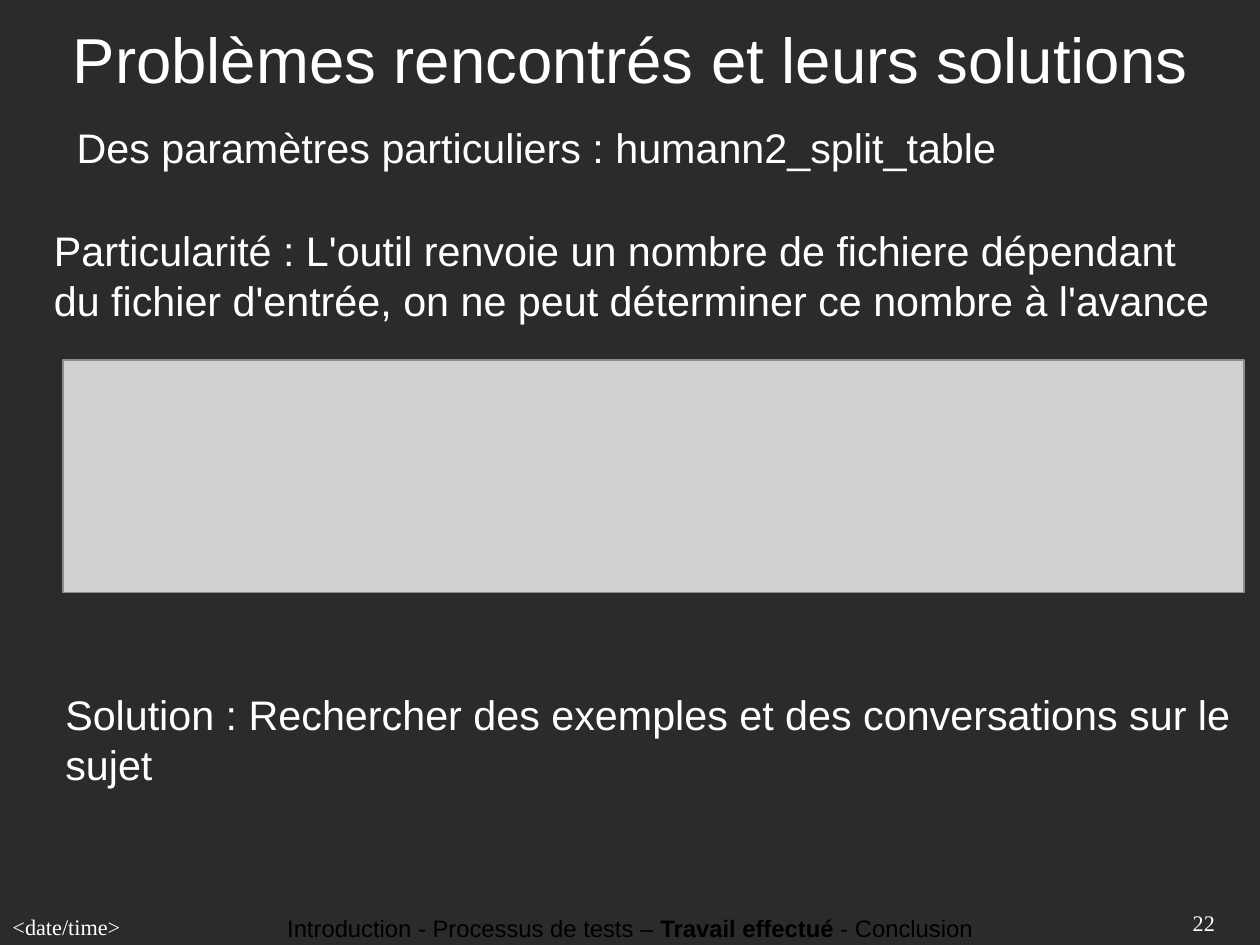
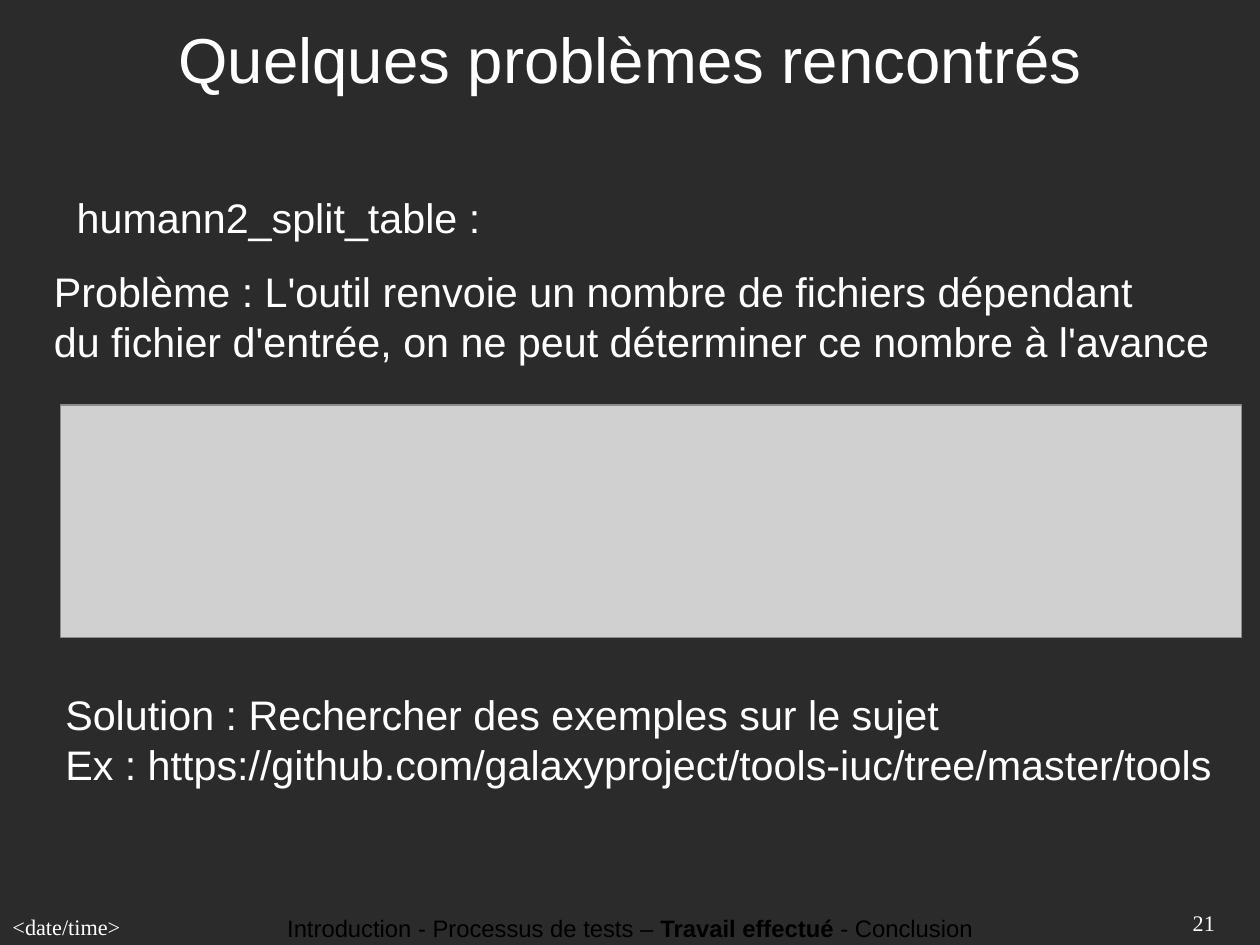
Before and after one commit to theymard1/Internship_report, a slide deck: slide 21 of presentation_6_juin/Diaporama_presentation_6_juin.odp (slide 22 before the commit). Drawn at 1260x945 pixels with LibreOffice and Linux fonts; fonts in the diff are those of the drawing; grey boxes stand for pictures; background and template pictures are left out; a plain dark background stands for a picture behind light text. Boxes give left, top, right and bottom in pixels: in the first picture for what was removed or moved away, otherwise in the second. Text is boxed around its words. In the diff, an @@ line names an element or a change of style, - is before the commit and + after.

Commit message:
création fichier première partie

```diff
--- a/presentation_6_juin/Diaporama_presentation_6_juin.odp
+++ b/presentation_6_juin/Diaporama_presentation_6_juin.odp
@@ title at bbox=[179, 36, 1082, 95]: text changed @@
-Problèmes rencontrés et leurs solutions
+Quelques problèmes rencontrés
@@ text at bbox=[77, 203, 458, 241]: text changed @@
-Des paramètres particuliers : humann2_split_table
+humann2_split_table :
@@ text "Problème : L'outil renvoie un ...": place and size @@
-text "Problème : L'outil renvoie un ..." at bbox=[54, 235, 1209, 324]
+text "Problème : L'outil renvoie un ..." at bbox=[54, 276, 1209, 365]
@@ text at bbox=[54, 276, 1133, 316]: text changed @@
-Particularité : L'outil renvoie un nombre de fichiere dépendant
+Problème : L'outil renvoie un nombre de fichiers dépendant
@@ picture: place and size @@
-picture at bbox=[63, 360, 1244, 592]
+picture at bbox=[61, 405, 1242, 637]
@@ text at bbox=[65, 700, 1212, 788]: text changed @@
-Solution : Rechercher des exemples et des conversations sur le
-sujet
+Solution : Rechercher des exemples sur le sujet
+Ex : https://github.com/galaxyproject/tools-iuc/tree/master/tools
@@ page number at bbox=[1193, 916, 1215, 931]: text changed @@
-22
+21
```
Also in this commit, not shown: 15 other slides changed, 7 slides added, 10 slides removed, 9 other files.
